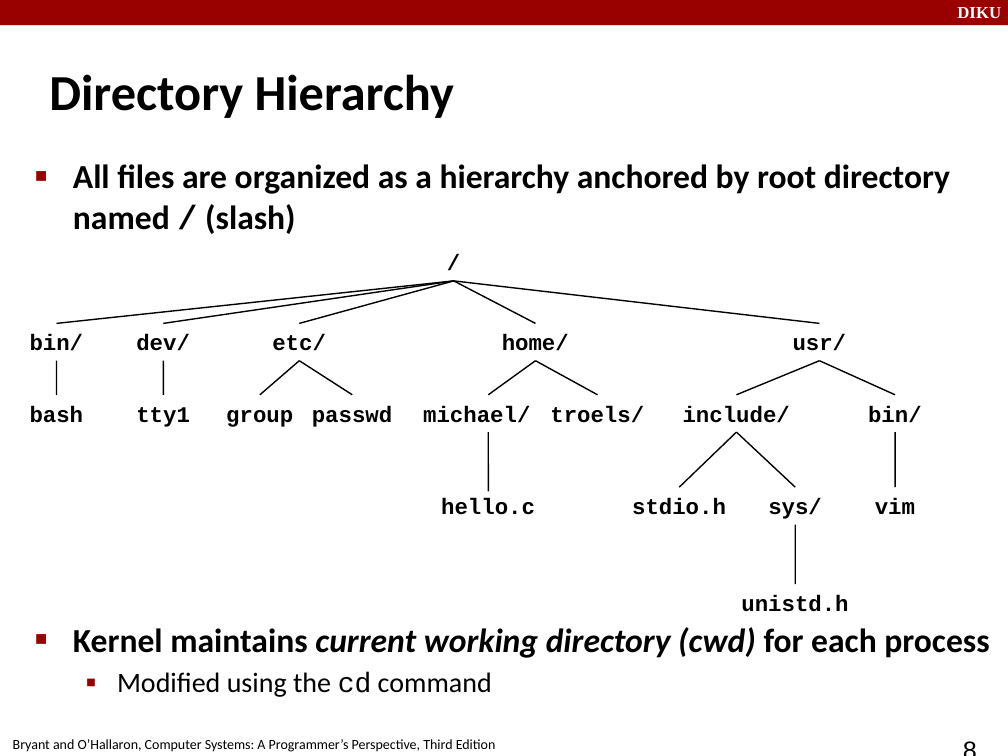
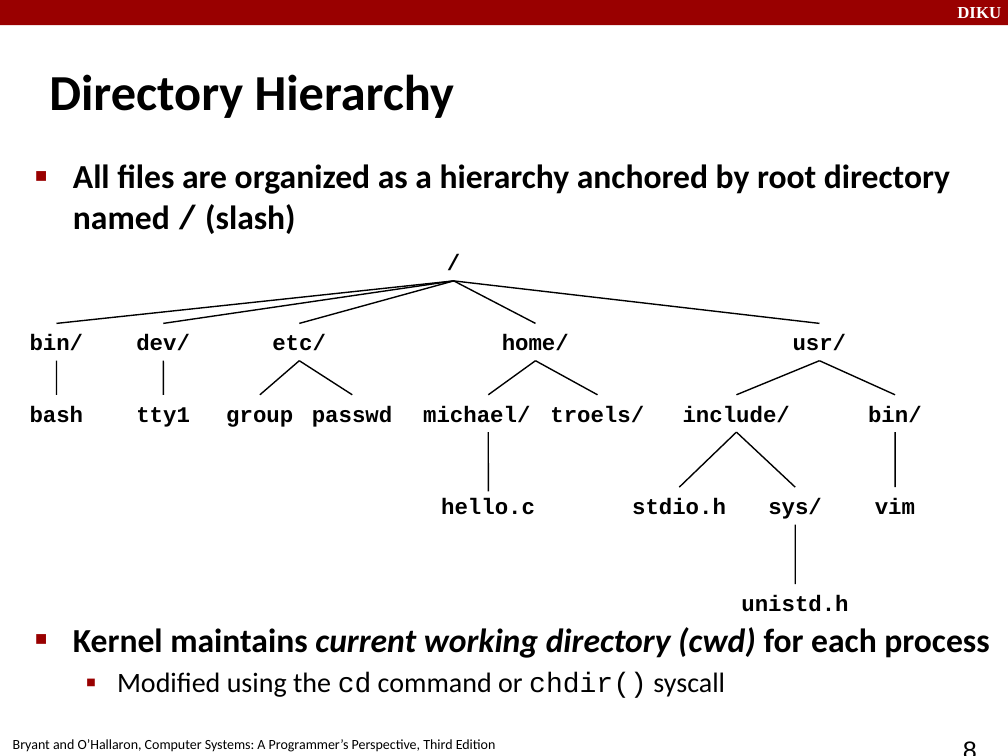
Before and after one commit to FnanB/compSys-e2018-pub, a slide deck: slide 8 of material/181121_system_io/181121.odp. Drawn at 1008x756 pixels with LibreOffice and Linux fonts; fonts in the diff are those of the drawing. Boxes give left, top, right and bottom in pixels: in the first picture for what was removed or moved away, otherwise in the second. Text is boxed around its words. In the diff, an @@ line names an element or a change of style, - is before the commit and + after.

```diff
--- a/material/181121_system_io/181121.odp
+++ b/material/181121_system_io/181121.odp
@@ text at [117, 672, 725, 698]: text changed @@
-  ▪ Modified using the cd command
+  ▪ Modified using the cd command or chdir() syscall
```
Also in this commit, not shown: 2 other slides changed, 1 other file.
